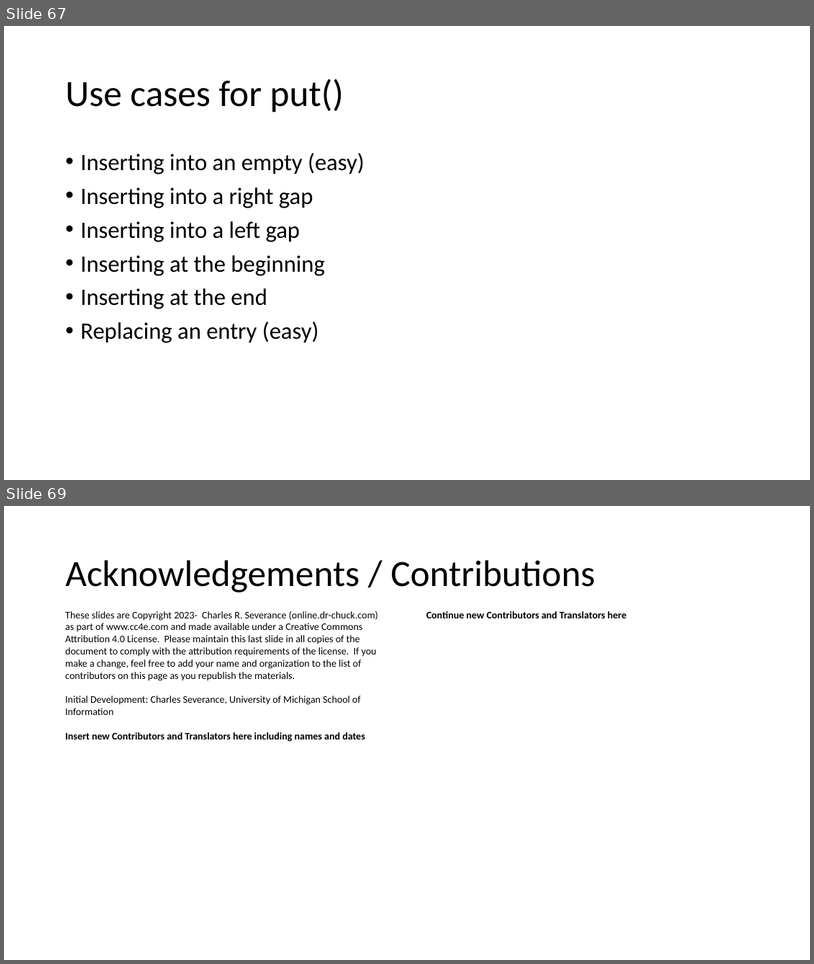
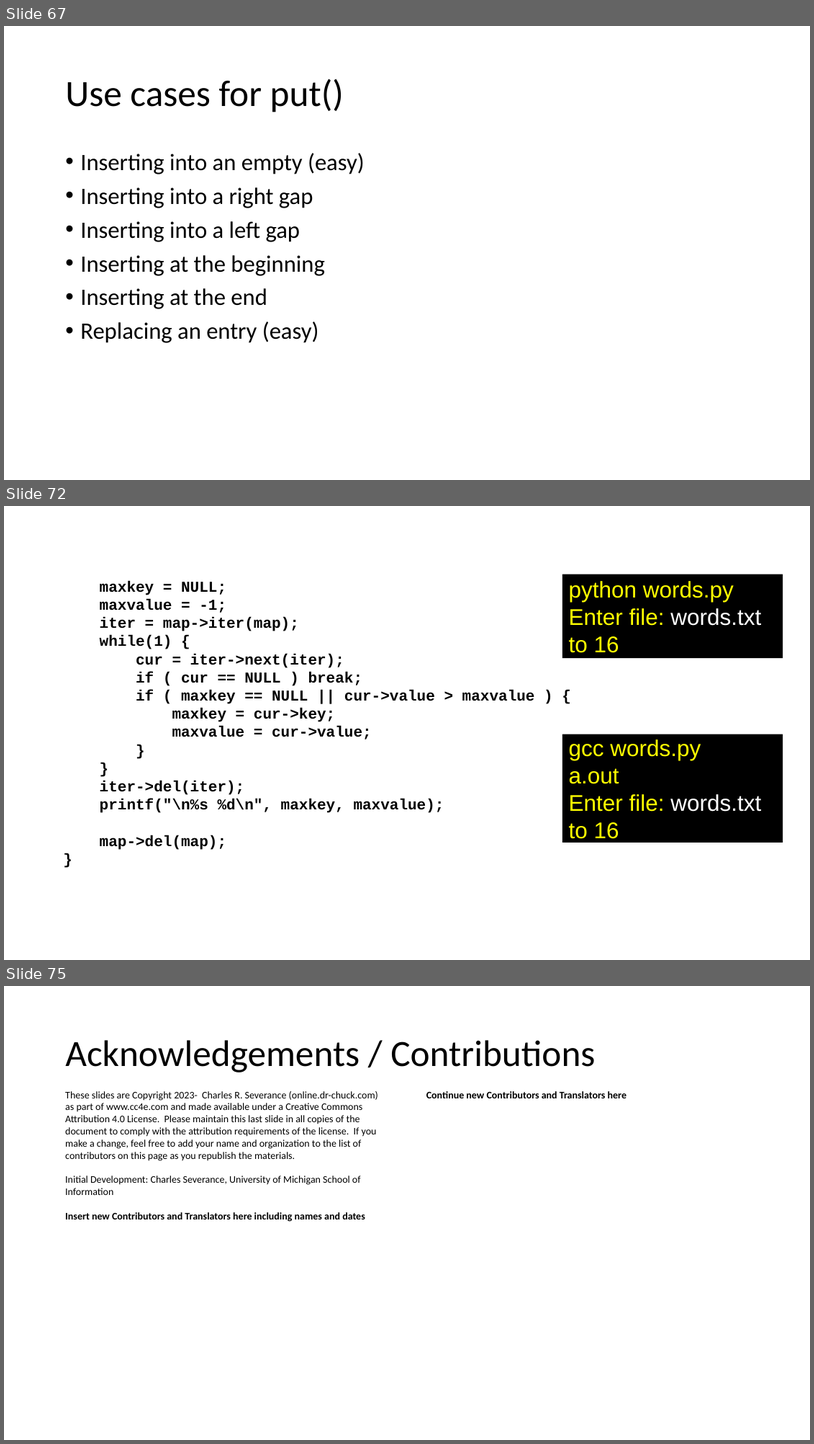
Before and after one commit to csev/cc4e, a slide deck: lectures/CC-05-Trees-Hash.pptx. Shown one above the other, each under a label of ours: slides 67 and 69 before the commit, slides 67, 72 and 75 after it; the slides between them are not shown. The pictures are 814x964 and 814x1444 pixels, drawn with LibreOffice and Linux fonts; fonts in the diff are those of the drawing. Boxes give left, top, right and bottom in pixels: in the first picture for what was removed or moved away, otherwise in the second. Text is boxed around its words. In the diff, an @@ line names an element or a change of style, - is before the commit and + after.

```diff
--- a/lectures/CC-05-Trees-Hash.pptx
+++ b/lectures/CC-05-Trees-Hash.pptx
@@ slide 72 added at box(4, 506, 810, 960), background #FFFFFF @@
@@ text added at box(100, 581, 535, 849), 18 pt, text #000000, bold @@
+maxkey = NULL;
+maxvalue = -1;
+iter = map->iter(map);
+while(1) {
+cur = iter->next(iter);
+if ( cur == NULL ) break;
+if ( maxkey == NULL || cur->value > maxvalue ) {
+maxkey = cur->key;
+maxvalue = cur->value;
+}
+}
+iter->del(iter);
+printf("\n%s %d\n", maxkey, maxvalue);
+map->del(map);
+}
@@ rectangle added at box(563, 574, 784, 659), fill #000000, 27 pt, text #FFFF00 @@
+python words.py
+Enter file: words.txt
+to 16
@@ rectangle added at box(563, 734, 784, 842), fill #000000, 27 pt, text #FFFF00 @@
+gcc words.py
+a.out
+Enter file: words.txt
+to 16
@@ what was slide 69 is now slide 75 @@
```
Also in this commit, not shown: 1 slide changed, 6 other slides added, 1 slide removed, 2 other files.
